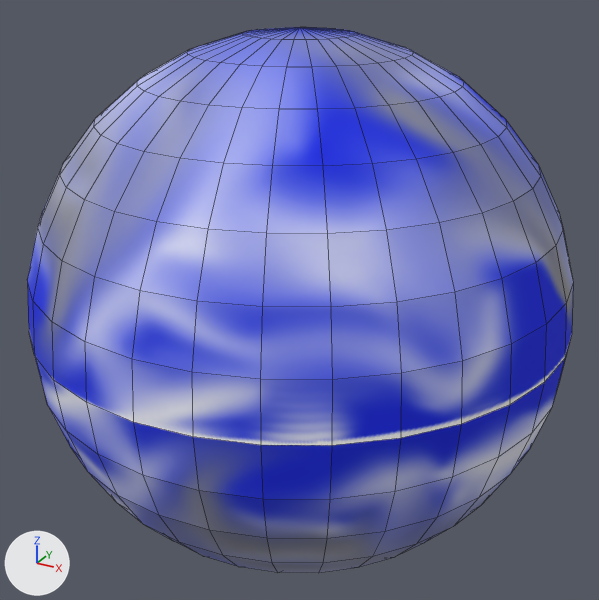
The OBJ model app/src/main/assets/models/ball.obj: old version first, new version second.
Camera for both pictures: a 50 mm camera at (1.409, -2.568, 1.283) aimed at (-0.002, -0.001, 0.0). The lights are fixed; the arrows at lower left show +X, +Y and +Z. Mesh edges are drawn as thin lines. Where no turn or scale is listed for an object, it has been applied to the vertices.

The older version as bpy lines, for what is in view:
```python
mat_none = principled_material('None')
mat_none.texture = img_ball_png
mat_none.roughness = 1.0
me_sphere = bpy.data.meshes.new('Sphere')
me_sphere.from_pydata(...)  # a UV sphere (32 segments, 16 rings, poles along z) spanning x -1.0..1.0, y -1.0..1.0, z -1.0..1.0
me_sphere.materials.append(mat_none)  # picture img_ball_png
ob_sphere = bpy.data.objects.new('Sphere', me_sphere)
ob_sphere.location = (0.0, 0.0, 0.0)
```
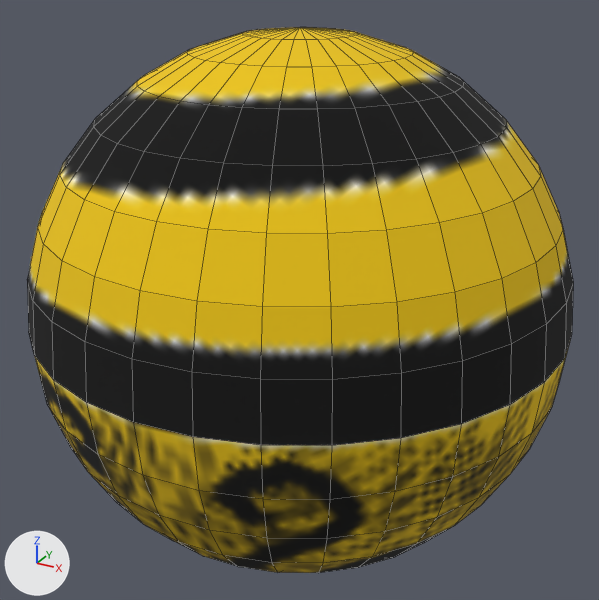
Changed parts and their boxes (x1, y1, x2, y2) in the pictures (599 x 600 px):
'Sphere', surface changed
    both: (27, 28, 573, 573)

The change in detail:
Picture 'ballBee.png' (img_ballbee_png) is new.
Material 'None' (mat_none) changes its picture from img_ball_png to img_ballbee_png.
me_sphere has 482 vertices, 512 faces and spans x -1.0..1.0, y -1.0..1.0, z -1.0..1.0.
me_sphere is used by ob_sphere; location (0.0, 0.0, 0.0).
me_sphere part 1: texture (UV) coordinates of 512 of 512 faces, centred in x -0.98..0.98, y -0.98..0.98, z -0.99..0.99, changed; they spanned u 0.0..0.67, v 0.09..0.97 and now span u 0.01..1.0, v 0.0..0.99.
